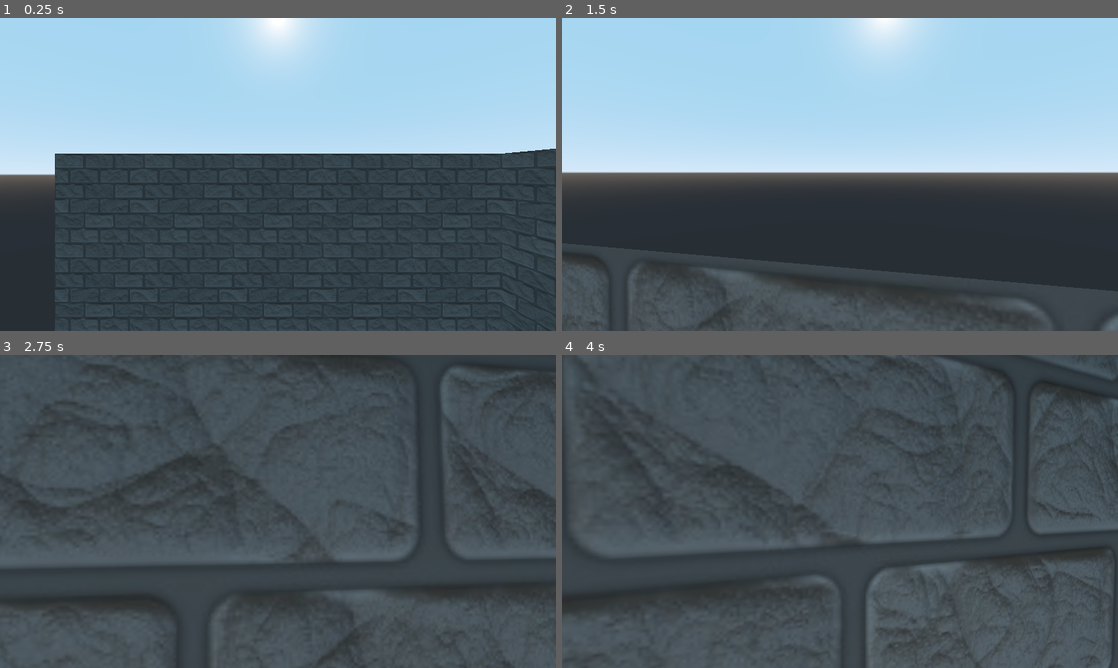
Above: before the commit, frames 1-4 (two rows, left to right).
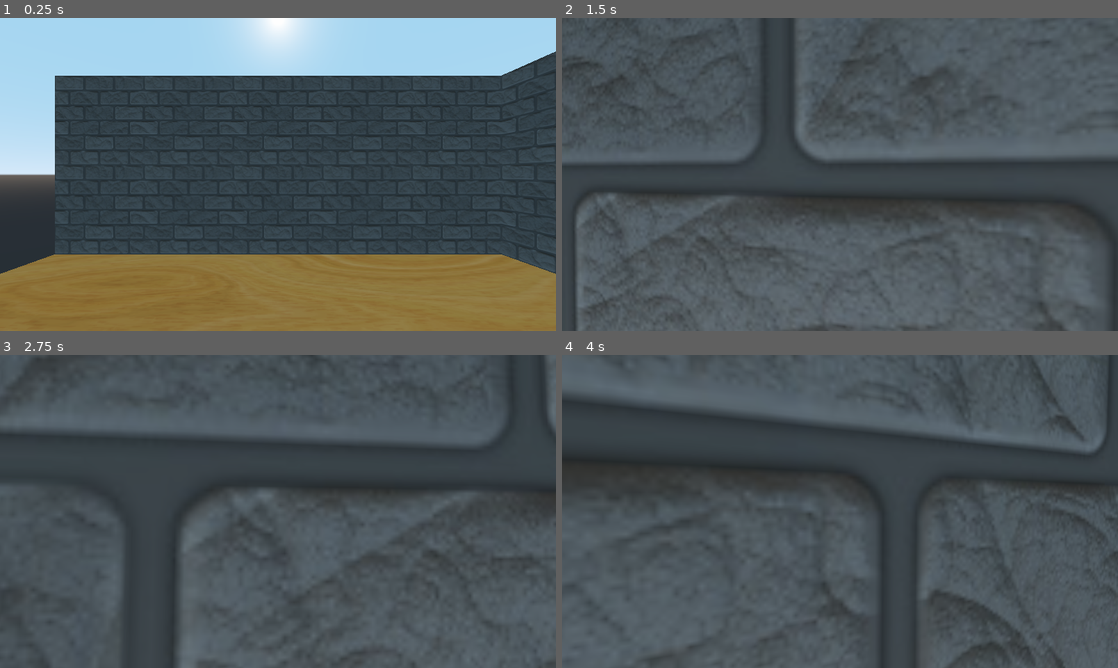
Above: after the commit, the same moments.

Repository: Yeti-Owner/1000-Rooms
Game: Godot game, scene res://scenes/world.tscn
Same seed, same stepped clock (60 frames per second), same inputs: the game is played once before the commit and once after it. This scene is started directly instead of the project's main scene.
Inputs (mouse positions are in pixels of both pictures, inside the frame that each line leads up to):
- Up to frame 1 (0.25 s): no input
- Up to frame 2 (1.5 s): move the mouse to (867, 174) at 0.52 s; hold W (up) from 0.53 s (still down); tap Space (jump) at 0.77 s; move the mouse to (812, 174) at 1.27 s
- Up to frame 3 (2.75 s): keep holding W (up); tap Space (jump) at 1.52 s; move the mouse to (289, 505) at 2.02 s
- Up to frame 4 (4 s): keep holding W (up); move the mouse to (834, 517) at 2.77 s; tap Space (jump) at 3.02, 3.77 s; move the mouse to (878, 514) at 3.52 s

The runs differ from the first frame. In frame 1, 48% of the frame differs, in the area x 0-100%, y 10-100%; in frame 2, 77%, in the area x 0-100%, y 0-100%; in frame 3, 19%; in frame 4, 24%.

Commit message:
Door created

Diff:
--- a/scenes/Player.tscn
+++ b/scenes/Player.tscn
@@ -12,6 +12,7 @@
 mid_height = 1.8
 
 [node name="Player" type="KinematicBody"]
+transform = Transform( 0.6, 0, 0, 0, 0.6, 0, 0, 0, 0.6, 0, 0, 0 )
 script = ExtResource( 2 )
 
 [node name="CollisionShape" type="CollisionShape" parent="."]
--- /dev/null
+++ b/scenes/objects/doors/Door2.tscn
@@ -0,0 +1,21 @@
+[gd_scene load_steps=5 format=2]
+
+[ext_resource path="res://assets/3D models/doors/Door2.obj" type="ArrayMesh" id=1]
+[ext_resource path="res://assets/textures/general/Wood076_1K_Color.jpg" type="Texture" id=2]
+
+[sub_resource type="SpatialMaterial" id=2]
+albedo_texture = ExtResource( 2 )
+
+[sub_resource type="BoxShape" id=1]
+extents = Vector3( 0.05, 1, 0.4 )
+
+[node name="Door2" type="StaticBody"]
+transform = Transform( 0.9, 0, 0, 0, 0.9, 0, 0, 0, 0.9, 0, 0, 0 )
+
+[node name="MeshInstance" type="MeshInstance" parent="."]
+mesh = ExtResource( 1 )
+material/0 = SubResource( 2 )
+
+[node name="CollisionShape" type="CollisionShape" parent="."]
+transform = Transform( 1, 0, 0, 0, 1, 0, 0, 0, 1, 0, 1, 0 )
+shape = SubResource( 1 )
--- a/scenes/world.tscn
+++ b/scenes/world.tscn
@@ -1,8 +1,9 @@
-[gd_scene load_steps=7 format=2]
+[gd_scene load_steps=8 format=2]
 
 [ext_resource path="res://assets/textures/floors/Wood_14-512x512.png" type="Texture" id=1]
 [ext_resource path="res://scenes/objects/walls/Wall1.tscn" type="PackedScene" id=2]
 [ext_resource path="res://scenes/Player.tscn" type="PackedScene" id=3]
+[ext_resource path="res://scenes/objects/doors/Door2.tscn" type="PackedScene" id=4]
 
 [sub_resource type="SpatialMaterial" id=2]
 albedo_texture = ExtResource( 1 )
@@ -77,9 +78,6 @@
 [node name="Wall20" parent="walls" instance=ExtResource( 2 )]
 transform = Transform( -4.37114e-08, 0, -0.01, 0, 1, 0, 1, 0, -4.37114e-10, 5, 1, 4 )
 
-[node name="Player" parent="." instance=ExtResource( 3 )]
-transform = Transform( 1, 0, 0, 0, 1, 0, 0, 0, 1, 0, 3, 0 )
-
 [node name="Floor" type="StaticBody" parent="."]
 
 [node name="MeshInstance" type="MeshInstance" parent="Floor"]
@@ -90,3 +88,9 @@
 [node name="CollisionShape" type="CollisionShape" parent="Floor"]
 transform = Transform( 5, 0, 0, 0, 0.1, 0, 0, 0, 5, 0, 0, 0 )
 shape = SubResource( 1 )
+
+[node name="Player" parent="." instance=ExtResource( 3 )]
+transform = Transform( 0.6, 0, 0, 0, 0.6, 0, 0, 0, 0.6, 0, 1.65373, 0 )
+
+[node name="Door2" parent="." instance=ExtResource( 4 )]
+transform = Transform( 0.9, 0, 0, 0, 0.9, 0, 0, 0, 0.9, 5, 0, 0 )
Binary file added: assets/textures/general/Wood076_1K_Color.jpg
Not shown, added: assets/textures/general/Wood076_1K_Color.jpg.import
